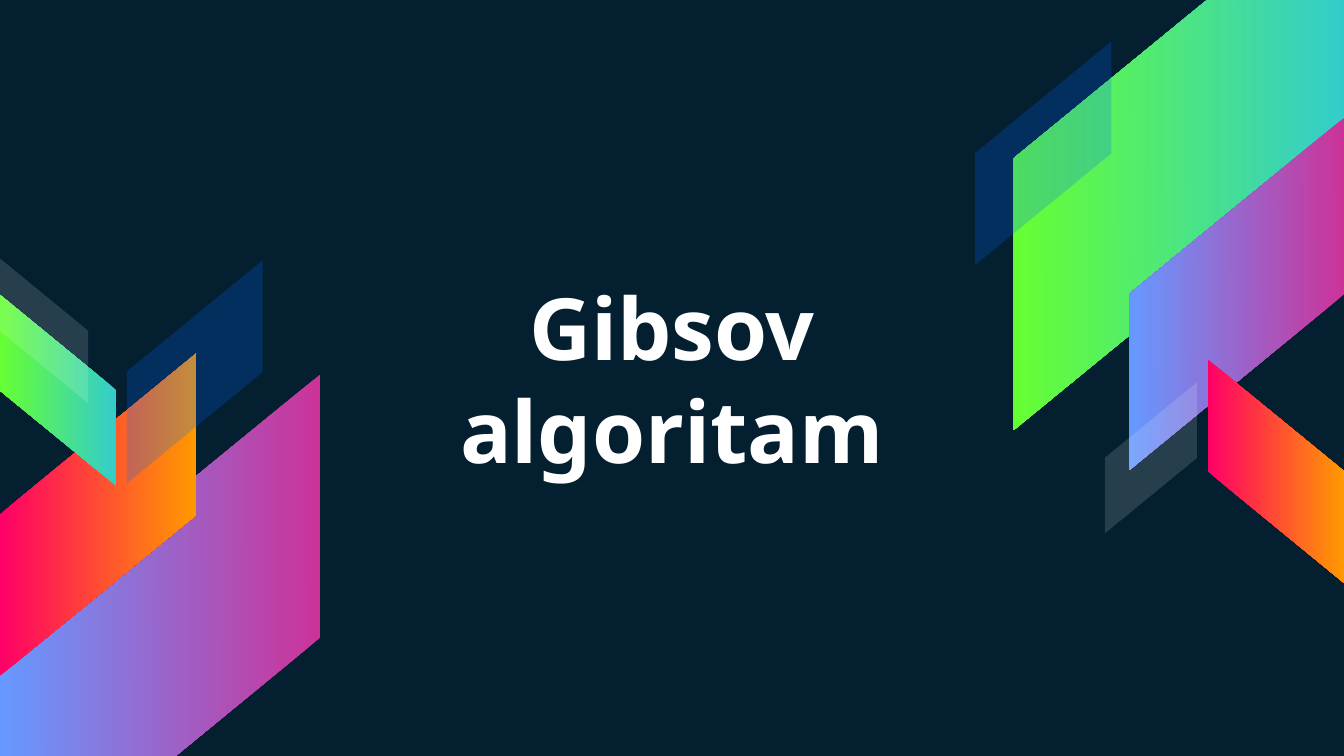
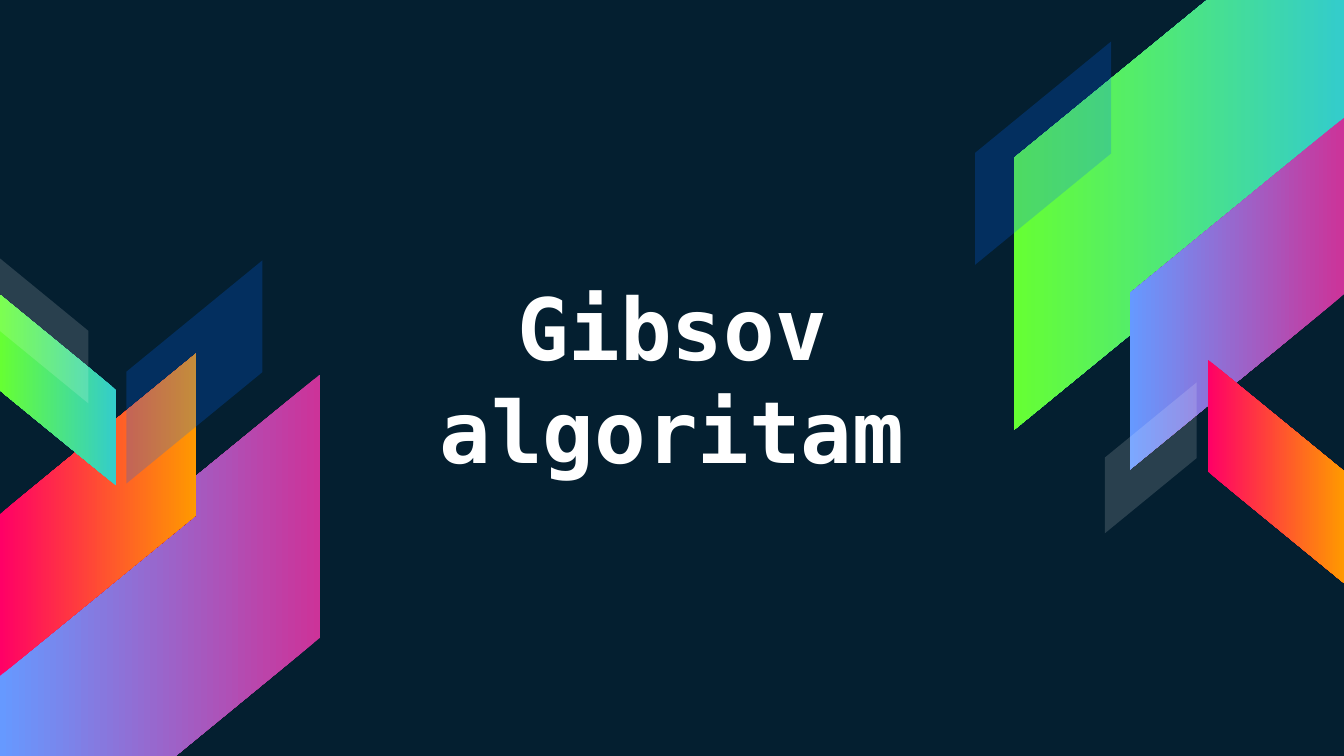
Before and after one commit to AlexJakovljevic/Gibbs-Sampling, a slide deck: slide 1 of gibbs.pptx. Drawn at 1344x756 pixels with LibreOffice and Linux fonts; fonts in the diff are those of the drawing. Boxes give left, top, right and bottom in pixels: in the first picture for what was removed or moved away, otherwise in the second. Text is boxed around its words. In the diff, an @@ line names an element or a change of style, - is before the commit and + after.

```diff
--- a/gibbs.pptx
+++ b/gibbs.pptx
@@ text "Gibsov algoritam" at [440, 291, 905, 481]: font Noto Sans to DejaVu Sans Mono @@
```
Also in this commit, not shown: 23 other slides changed, 2 slides added, 4 slides removed.
